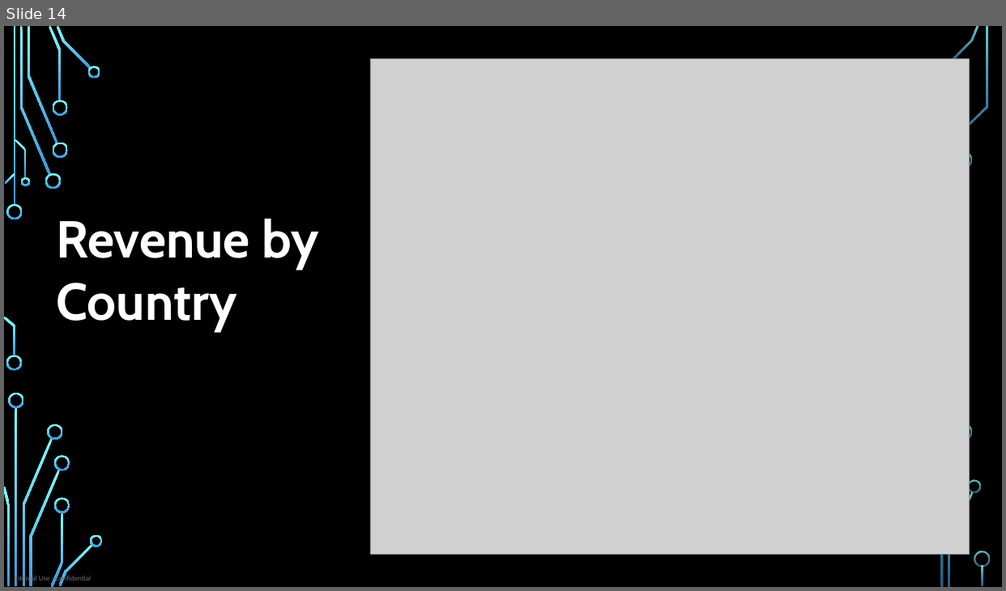
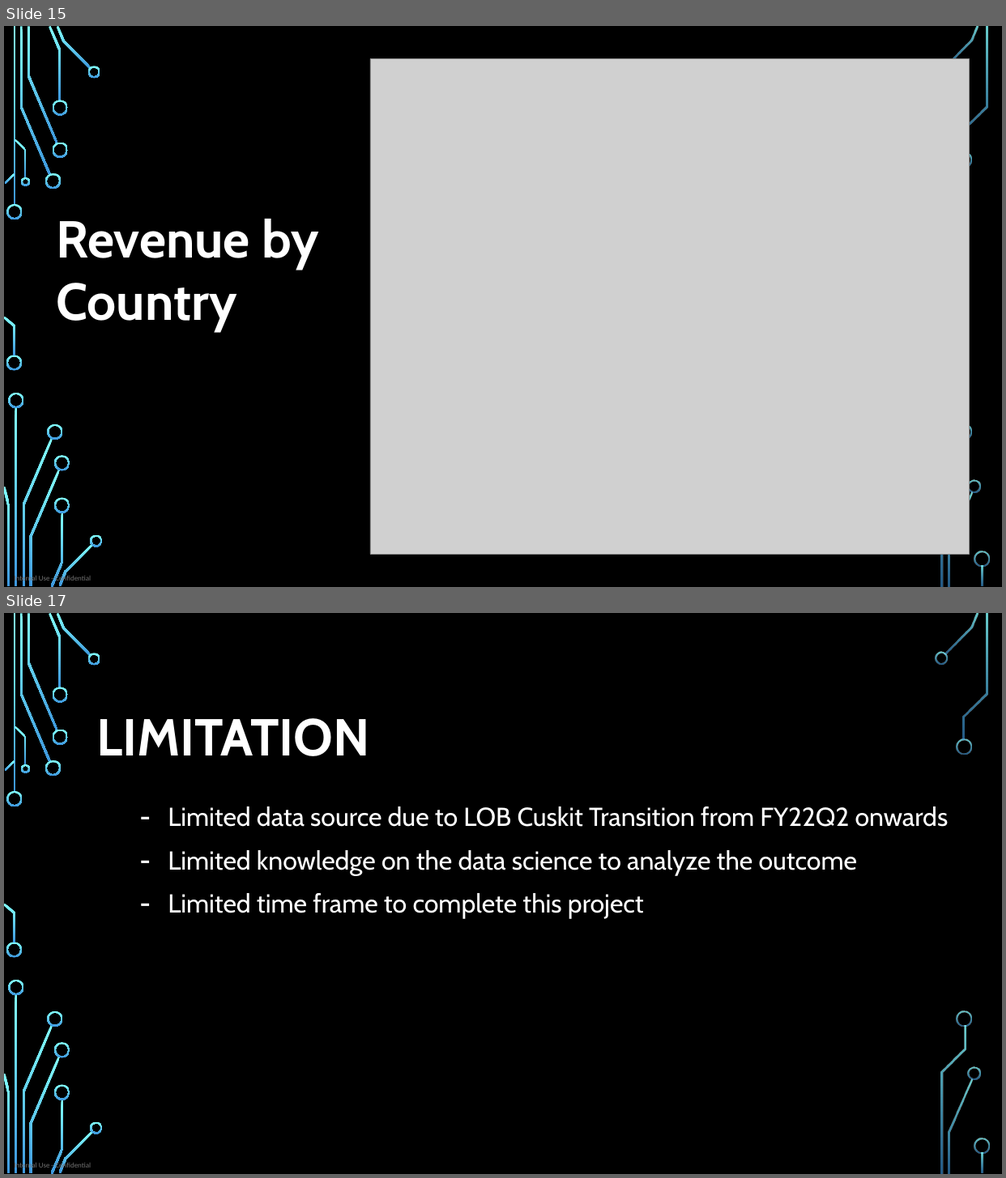
Before and after one commit to WooiLing94/WLCapstoneProject, a slide deck: LOB Cuskit Launch Dashboard.pptx. Shown one above the other, each under a label of ours: slide 14 before the commit, slides 15 and 17 after it; the slides between them are not shown. The pictures are 1006x591 and 1006x1178 pixels, drawn with LibreOffice and Linux fonts; fonts in the diff are those of the drawing; grey boxes stand for pictures; background and template pictures are left out. Boxes give left, top, right and bottom in pixels: in the first picture for what was removed or moved away, otherwise in the second. Text is boxed around its words. In the diff, an @@ line names an element or a change of style, - is before the commit and + after.

```diff
--- a/LOB Cuskit Launch Dashboard.pptx
+++ b/LOB Cuskit Launch Dashboard.pptx
@@ slide 17 added at box(4, 613, 1002, 1174), background picture (left out); not listed: 36 template elements that a slide beside it also shows @@
@@ freeform shape added at box(935, 652, 948, 665), fill gradient #82FFFF to #3D97DE @@
@@ text added at box(96, 718, 370, 756), 50 pt, text #FFFFFF, bold @@
+LIMITATION
@@ text added at box(168, 807, 948, 919), 25 pt, text #FFFFFF @@
+– Limited data source due to LOB Cuskit Transition from FY22Q2 onwards
+– Limited knowledge on the data science to analyze the outcome
+– Limited time frame to complete this project
@@ what was slide 14 is now slide 15 @@
```
Also in this commit, not shown: 3 slides changed, 1 other slide added, 2 other files.
